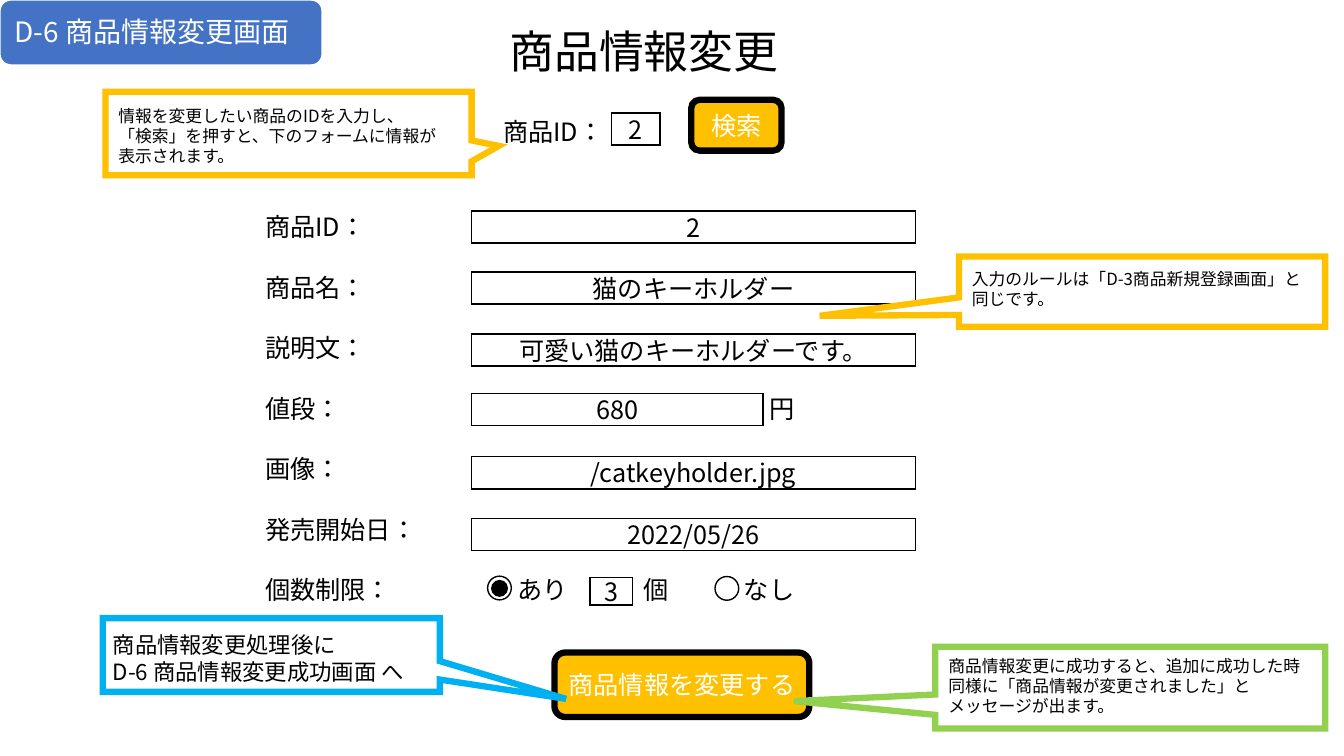
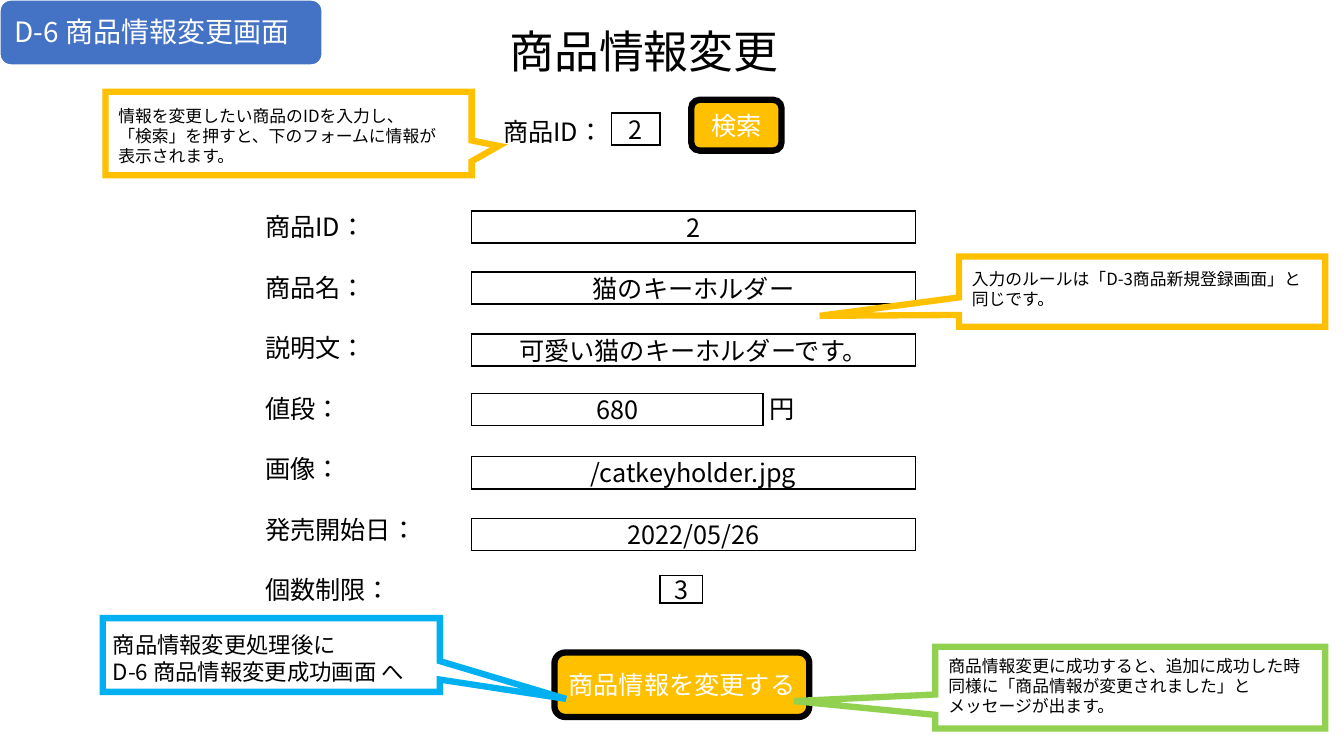
Before and after one commit to hkaneda/portfolio, a slide deck: slide 21 of 画面設計書（ショッピングサイト）.pptx. Drawn at 1344x756 pixels with LibreOffice and Linux fonts; fonts in the diff are those of the drawing. Boxes give left, top, right and bottom in pixels: in the first picture for what was removed or moved away, otherwise in the second. Text is boxed around its words. In the diff, an @@ line names an element or a change of style, - is before the commit and + after.

Commit message:
D-3 商品新規登録画面・D-6 商品情報変更画面の個数制限部分のレイアウトと説明文を修正

```diff
--- a/画面設計書（ショッピングサイト）.pptx
+++ b/画面設計書（ショッピングサイト）.pptx
@@ text at bbox=[265, 577, 391, 601]: text changed @@
-個数制限： あり 個 なし
+個数制限：
@@ ellipse removed at bbox=[488, 577, 512, 601] @@
@@ ellipse removed at bbox=[492, 581, 507, 596] @@
@@ rectangle "3": place and size @@
-rectangle "3" at bbox=[590, 578, 632, 605]
+rectangle "3" at bbox=[660, 576, 703, 603]
@@ ellipse removed at bbox=[715, 577, 739, 601] @@
```
Also in this commit, not shown: 1 other slide changed.
